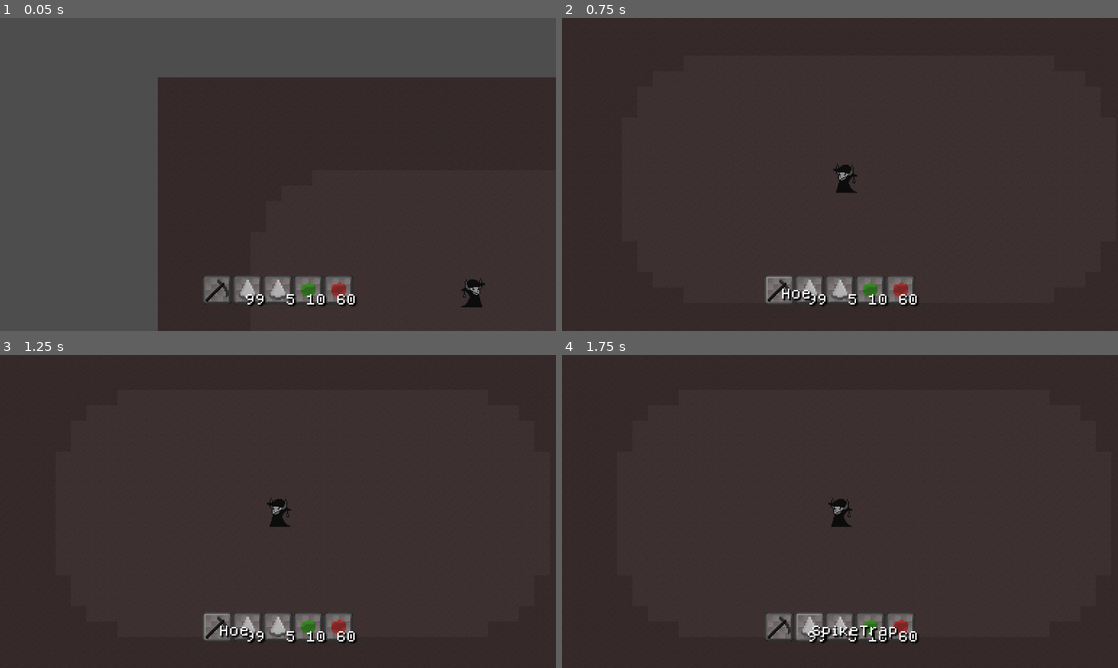
Above: before the commit, frames 1-4 (two rows, left to right).
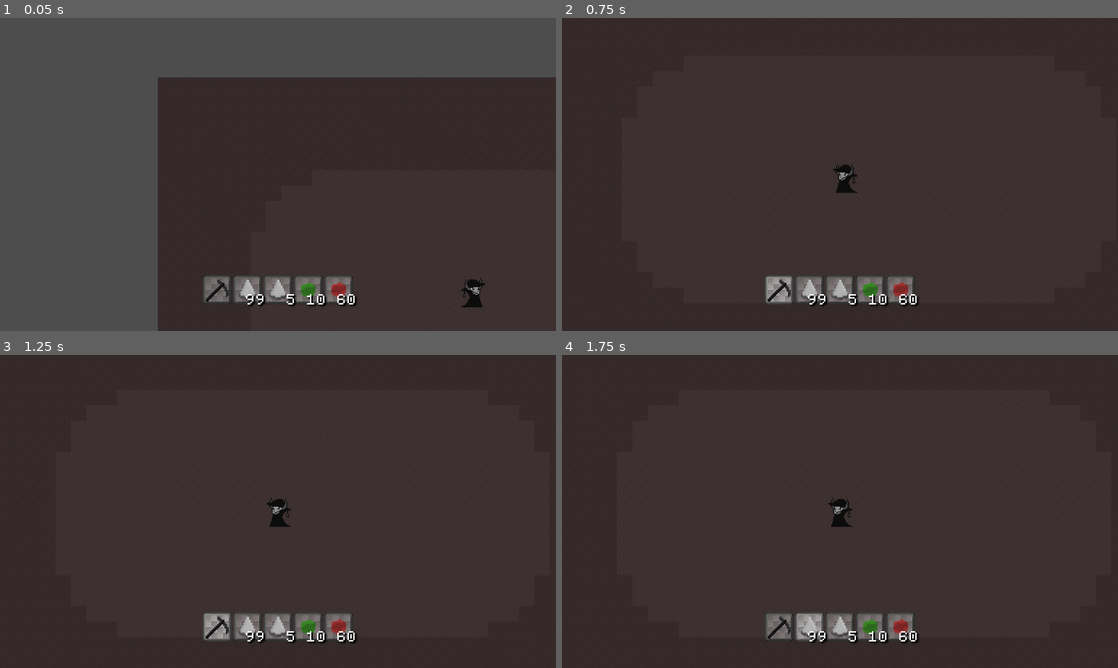
Above: after the commit, the same moments.

Repository: DominicDJC/Soul-Essence
Game: Godot game, scene res://TSCNs/Game/game.tscn
The game is run twice, just before and just after one commit, with the same random seed, the same clock (stepped at 60 frames per second) and the same inputs.
Inputs:
- Up to frame 1 (0.05 s): no input
- Up to frame 2 (0.75 s): click "Hoe" at 0.5 s
- Up to frame 3 (1.25 s): no input
- Up to frame 4 (1.75 s): click "SpikeTrap" at 1.25 s

Frame 1 is identical in both runs. In frame 2, 0.3% of the frame differs, in the area x 37-46%, y 83-92%; in frame 3, 0.3%; in frame 4, 0.5%, in the area x 42-61%, y 83-91%.

Commit message:
Chest works

Diff:
--- a/Globals/Inventory.gd
+++ b/Globals/Inventory.gd
@@ -1,5 +1,6 @@
 extends Node2D
 
+@onready var ChestUI = preload("res://TSCNs/ChestUI/chest_ui.tscn")
 @onready var InventoryItemChild = preload("res://Globals/InventoryItemChild/inventory_item_child.tscn")
 @onready var InventoryTile = preload("res://TSCNs/InventoryTile/inventory_tile.tscn")
 const INVENTORY_SIZE = 9
@@ -9,6 +10,9 @@
 var heldItem = {}
 var heldItemFallbackIndex = null
 var open = false
+var inventoryContainer: HBoxContainer
+var chestOpen = false
+var storedChest = null
 
 
 func _ready():
@@ -25,9 +29,10 @@
 		array.push_back(items[i])
 	return array
 
-func createTile(parent: Control, itemData):
+func createTile(parent: Control, index, type := "Inventory"):
 	var IT = InventoryTile.instantiate()
-	IT.setItem(itemData)
+	IT.setItem(index)
+	IT.type = type
 	parent.add_child(IT)
 
 func grabItem(index):
@@ -89,3 +94,24 @@
 
 func clearItemByIndex(index):
 	items[index] = {}
+
+func openChest(Chest: Node2D):
+	storedChest = Chest
+	chestOpen = true
+	for i in Chest.items:
+		items.push_back(i)
+	var CUI = ChestUI.instantiate()
+	CUI.chestNode = Chest
+	inventoryContainer.add_child(CUI)
+	open = true
+
+func closeChest():
+	for i in 9:
+		storedChest.items[i] = items[i + HOTBAR_SIZE + INVENTORY_SIZE]
+	storedChest = null
+	inventoryContainer.get_child(1).queue_free()
+	chestOpen = false
+	var array = []
+	for i in INVENTORY_SIZE + HOTBAR_SIZE:
+		array.push_back(items[i])
+	items = array
--- /dev/null
+++ b/TSCNs/Chest/Chest.gd
@@ -0,0 +1,21 @@
+extends Node2D
+
+const CHEST_SIZE = 9
+var tile: Vector2i
+var items = []
+
+func _ready():
+	prepareItems()
+
+func prepareItems():
+	for i in CHEST_SIZE - items.size():
+		items.push_back({})
+
+func getItemDataByIndex(index):
+	return items[index]
+
+func isEmpty() -> bool:
+	for i in items:
+		if i != {}:
+			return false
+	return true
--- /dev/null
+++ b/TSCNs/Chest/chest.tscn
@@ -0,0 +1,6 @@
+[gd_scene load_steps=2 format=3 uid="uid://b8xe5v1ug1uqo"]
+
+[ext_resource type="Script" path="res://TSCNs/Chest/Chest.gd" id="1_gfl2a"]
+
+[node name="Chest" type="Node2D"]
+script = ExtResource("1_gfl2a")
--- /dev/null
+++ b/TSCNs/ChestUI/chest_ui.gd
@@ -0,0 +1,13 @@
+extends GridContainer
+
+var chestNode: Node2D
+
+func _ready():
+	prepareChest()
+
+func prepareChest():
+	for i in chestNode.CHEST_SIZE:
+		Inventory.createTile(self, i + Inventory.INVENTORY_SIZE + Inventory.HOTBAR_SIZE, "Chest")
+
+func _physics_process(delta):
+	visible = Inventory.open
--- /dev/null
+++ b/TSCNs/ChestUI/chest_ui.tscn
@@ -0,0 +1,11 @@
+[gd_scene load_steps=2 format=3 uid="uid://cgn6tigiagtty"]
+
+[ext_resource type="Script" path="res://TSCNs/ChestUI/chest_ui.gd" id="1_up5ei"]
+
+[node name="ChestUI" type="GridContainer"]
+offset_right = 40.0
+offset_bottom = 40.0
+theme_override_constants/h_separation = 1
+theme_override_constants/v_separation = 1
+columns = 3
+script = ExtResource("1_up5ei")
--- a/TSCNs/Game/InventoryUI.gd
+++ b/TSCNs/Game/InventoryUI.gd
@@ -2,6 +2,7 @@
 
 
 func _ready():
+	Inventory.inventoryContainer = get_parent()
 	prepareInventory()
 
 func prepareInventory():
@@ -9,8 +10,10 @@
 		Inventory.createTile(self, i + Inventory.HOTBAR_SIZE)
 
 func _physics_process(delta):
-	Inventory.open = visible
+	visible = Inventory.open
 	if Input.is_action_just_pressed("openInventory"):
-		visible = !visible
+		Inventory.open = !Inventory.open
 	if Input.is_action_just_pressed("UIBack") and visible:
-		visible = false
+		Inventory.open = false
+	if !Inventory.open and Inventory.chestOpen:
+		Inventory.closeChest()
--- /dev/null
+++ b/TSCNs/Game/Outline.gd
@@ -0,0 +1,8 @@
+extends Sprite2D
+
+@onready var WorldMap = $"../WorldMap"
+
+
+func _physics_process(delta):
+	position = WorldMap.centerPosition()
+	visible = false if WorldMap.posTile() == "Outside" else true
--- a/TSCNs/Game/TileMap.gd
+++ b/TSCNs/Game/TileMap.gd
@@ -1,5 +1,6 @@
 extends TileMap
 
+@onready var Chest = preload("res://TSCNs/Chest/chest.tscn")
 @onready var DroppedItems = $"../DroppedItems"
 @onready var Player = $"../Player"
 @export var permaTiles: PackedStringArray
@@ -36,6 +37,8 @@
 					match itemType:
 						"trap", "wall", "storage":
 							set_cell(0, tile, 2, getTile(itemTile))
+							if itemType == "storage":
+								createChest(tile)
 	if tileType != getTile(tile):
 		return true
 	else:
@@ -44,19 +47,22 @@
 func clearTile(localPosition := get_local_mouse_position()):
 	var tile: Vector2i = local_to_map(localPosition)
 	var tileName = getTile(tile)
-	if restraintsGood(tile):
-		if lock == false:
-			breakLayer = G.getBlockData(tileName, ["breakLayer"])
-		if G.filterBlockData("breakLayer", breakLayer).keys().has(tileName):
-			match breakLayer:
-				1:
-					set_cell(0, tile, 2, getTile("Soil"))
-				0:
-					set_cell(0, tile, 2, getTile("Land"))
-			var drop = G.getBlockData(tileName, ["drops"])
-			if drop != "":
-				DroppedItems.dropItem(drop, localPosition)
-		lock = true
+	if (tileName == "Chest" and getChest(tile).isEmpty()) or tileName != "Chest":
+		if restraintsGood(tile):
+			if lock == false:
+				breakLayer = G.getBlockData(tileName, ["breakLayer"])
+			if G.filterBlockData("breakLayer", breakLayer).keys().has(tileName):
+				match breakLayer:
+					1:
+						set_cell(0, tile, 2, getTile("Soil"))
+					0:
+						set_cell(0, tile, 2, getTile("Land"))
+						if tileName == "Chest":
+							destroyChest(tile)
+				var drop = G.getBlockData(tileName, ["drops"])
+				if drop != "":
+					DroppedItems.dropItem(drop, localPosition)
+			lock = true
 
 func restraintsGood(tile):
 	var playerCoords = local_to_map(Player.position)
@@ -68,5 +74,21 @@
 		return false
 	return true
 
-func mouseOverTile():
-	return getTile(local_to_map(get_local_mouse_position()))
+func createChest(tile):
+	var c = Chest.instantiate()
+	c.tile = tile
+	add_child(c)
+
+func destroyChest(tile):
+	getChest(tile).queue_free()
+
+func getChest(tile := local_to_map(get_local_mouse_position())):
+	for i in get_children():
+		if i.tile == tile:
+			return i
+
+func centerPosition(pos := get_local_mouse_position()):
+	return map_to_local(local_to_map(pos))
+
+func posTile(pos := get_local_mouse_position()):
+	return getTile(local_to_map(pos))
--- a/TSCNs/Game/game.tscn
+++ b/TSCNs/Game/game.tscn
@@ -1,8 +1,10 @@
-[gd_scene load_steps=11 format=3 uid="uid://b27qg1qcvno5j"]
+[gd_scene load_steps=13 format=3 uid="uid://b27qg1qcvno5j"]
 
 [ext_resource type="Texture2D" uid="uid://divlgkim52vjl" path="res://TileSets/Placeholder.png" id="1_0ecyk"]
 [ext_resource type="Script" path="res://TSCNs/Game/TileMap.gd" id="2_y1ob4"]
 [ext_resource type="PackedScene" uid="uid://cpw6hhec66q6b" path="res://TSCNs/Player/player.tscn" id="3_by06h"]
+[ext_resource type="Texture2D" uid="uid://bnk1y024rhfdu" path="res://Textures/Outline.png" id="3_s8k72"]
+[ext_resource type="Script" path="res://TSCNs/Game/Outline.gd" id="3_w8n4i"]
 [ext_resource type="PackedScene" uid="uid://cu7v2bbrr5x83" path="res://TSCNs/MainCam/maincam.tscn" id="4_t10t1"]
 [ext_resource type="Script" path="res://TSCNs/Game/DroppedItems.gd" id="5_70vqj"]
 [ext_resource type="Script" path="res://TSCNs/Game/Hotbar.gd" id="5_cuxhr"]
@@ -39,6 +41,10 @@
 layer_0/tile_data = PackedInt32Array(0, 65538, 0, 1, 65538, 0, 2, 65538, 0, 3, 65538, 0, 4, 65538, 0, 5, 65538, 0, 6, 6 …(20427 unchanged characters)…
 script = ExtResource("2_y1ob4")
 permaTiles = PackedStringArray("Outside")
+
+[node name="Outline" type="Sprite2D" parent="."]
+texture = ExtResource("3_s8k72")
+script = ExtResource("3_w8n4i")
 
 [node name="MainCam" parent="." node_paths=PackedStringArray("Target") instance=ExtResource("4_t10t1")]
 Target = NodePath("../Player")
--- a/TSCNs/InventoryTile/InventoryTile.gd
+++ b/TSCNs/InventoryTile/InventoryTile.gd
@@ -6,26 +6,28 @@
 @onready var Name = $Name
 var itemIndex = 0
 var itemData = {}
+var type = ""
 
 func _physics_process(delta):
-	itemData = Inventory.getItemDataByIndex(itemIndex)
-	if itemData != {}:
-		var key = itemData.keys()[0]
-		Name.text = key
-		var count = itemData[key]
-		Item.visible = true
-		Item.frame = G.getItemData(key, ["frame"])
-		if count > 1:
-			Count.text = str(itemData[key])
+	if (type == "Chest" and Inventory.chestOpen) or type == "Inventory":
+		itemData = Inventory.getItemDataByIndex(itemIndex)
+		if itemData != {}:
+			var key = itemData.keys()[0]
+			Name.text = key
+			var count = itemData[key]
+			Item.visible = true
+			Item.frame = G.getItemData(key, ["frame"])
+			if count > 1:
+				Count.text = str(itemData[key])
+			else:
+				Count.text = ""
 		else:
+			Item.visible = false
 			Count.text = ""
-	else:
-		Item.visible = false
-		Count.text = ""
-		Name.text = ""
+			Name.text = ""
 
-	Name.position = get_local_mouse_position() + Vector2(1, -10)
-	Name.visible = is_hovered() and !has_focus()
+		Name.position = get_local_mouse_position() + Vector2(1, -10)
+		Name.visible = is_hovered() and !has_focus()
 
 func setItem(newItemIndex):
 	itemIndex = newItemIndex
@@ -42,4 +44,4 @@
 func pressed():
 	if Inventory.open:
 		Inventory.grabItem(itemIndex)
-	release_focus()
+		release_focus()
--- a/TSCNs/InventoryTile/inventory_tile.tscn
+++ b/TSCNs/InventoryTile/inventory_tile.tscn
@@ -24,6 +24,7 @@
 mouse_filter = 2
 
 [node name="Item" type="Sprite2D" parent="ItemContainer"]
+visible = false
 texture = ExtResource("4_mhcd8")
 offset = Vector2(10, 10)
 hframes = 8
@@ -38,7 +39,6 @@
 theme_override_colors/font_shadow_color = Color(0, 0, 0, 1)
 theme_override_fonts/font = ExtResource("5_xd7q5")
 theme_override_font_sizes/font_size = 8
-text = "64"
 horizontal_alignment = 2
 
 [node name="Name" type="Label" parent="."]
@@ -51,6 +51,5 @@
 theme_override_colors/font_shadow_color = Color(0, 0, 0, 1)
 theme_override_fonts/font = ExtResource("5_xd7q5")
 theme_override_font_sizes/font_size = 8
-text = "Test"
 
 [connection signal="pressed" from="." to="." method="pressed"]
--- a/TSCNs/Player/Item.gd
+++ b/TSCNs/Player/Item.gd
@@ -11,14 +11,14 @@
 		rotation_degrees = targetAngle
 		emit_signal("rotation_complete")
 
-func primary(selectedItem):
+func secondary(selectedItem):
 	match selectedItem:
 		"Hoe":
 			visible = true
 			await swing(5, 120)
 			visible = false
 
-func secondary(selectedItem, interactingItem):
+func primary(selectedItem, interactingItem):
 	match selectedItem:
 		"Hoe":
 			if G.getItemData(interactingItem, ["type"]) == "crop":
--- a/TSCNs/Player/player.gd
+++ b/TSCNs/Player/player.gd
@@ -10,6 +10,7 @@
 var direction: Vector2 = Vector2()
 var selectedItem = ""
 var cooldown = 0.0
+var lock = false
 
 
 func _physics_process(delta):
@@ -17,20 +18,26 @@
 	selectedItem = Inventory.getItemByIndex(Hotbar.selection)
 
 	if Input.is_action_pressed("secondary"):
-		Item.primary(selectedItem)
+		if WorldMap.posTile() == "Chest" and !Inventory.chestOpen and !lock:
+			Inventory.openChest(WorldMap.getChest())
+		else:
+			Item.secondary(selectedItem)
 	elif Input.is_action_just_pressed("primary"):
-		Item.secondary(selectedItem, WorldMap.mouseOverTile())
+		Item.primary(selectedItem, WorldMap.posTile())
 
-	if cooldown == 0:
+	if cooldown == 0 and !Inventory.open:
 		if Input.is_action_pressed("secondary"):
 			if WorldMap.placeTile(selectedItem) and !G.getItemData(selectedItem, ["unlimited"]):
 				Inventory.removeItemByIndex(selectedItem, Hotbar.selection)
 				Hotbar.updateHotbar(Hotbar.selection)
+				lock = true
 			cooldown = .1
 		if Input.is_action_pressed("primary"):
 			WorldMap.clearTile()
 	if Input.is_action_just_released("primary"):
 		WorldMap.lock = false
+	if Input.is_action_just_released("secondary"):
+		lock = false
 	if cooldown > 0:
 		cooldown -= delta
 	else:
Binary file added: Textures/Outline.png
Not shown, added: Textures/Outline.png.import
